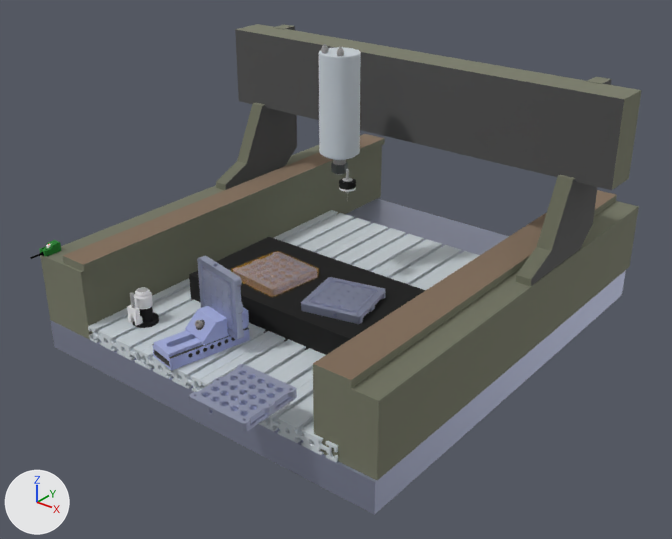
Renders of the glTF model vacuum_ex.glb from each side of a commit.
Before and after are seen from a 50 mm camera at (1.023, -0.613, 0.753) aimed at (0.007, 0.656, -0.034). Arrows for +X, +Y and +Z are at lower left; the lights stay in place. The older version comes first. Where no turn or scale is listed for an object, it has been applied to the vertices.
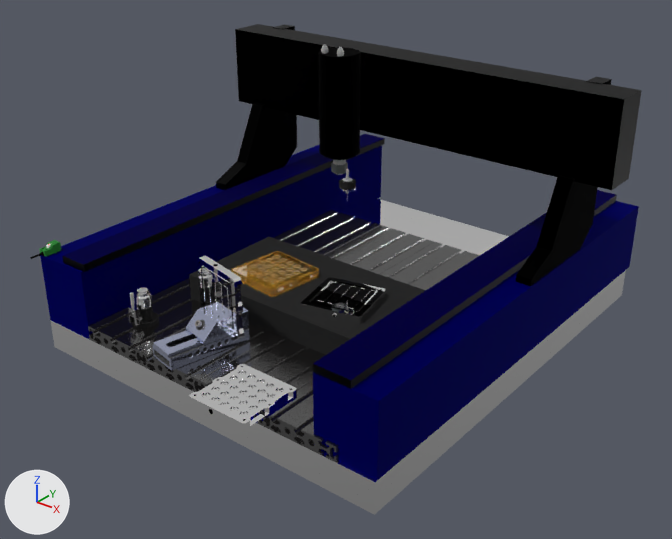
Pixel boxes [x1, y1, x2, y2] of what changed, in the pictures (672 x 539 px):
'Object_12', recoloured (darker)
    both: [235, 29, 624, 190]
'Object_7', recoloured (grey to dark blue)
    both: [313, 201, 639, 480]
'Object_59', recoloured, surface changed
    both: [50, 199, 626, 515]
'Object_5', recoloured (grey to dark blue)
    both: [40, 145, 382, 340]
'Object_10', recoloured
    both: [63, 134, 616, 380]
'Object_51', recoloured, surface changed
    both: [88, 210, 381, 366]
'Object_13', recoloured, surface changed
    both: [236, 24, 642, 190]
'Object_55', recoloured, surface changed
    both: [199, 242, 480, 426]
'Object_53', recoloured, surface changed
    both: [141, 225, 434, 392]
'Object_83', recoloured (white to black)
    both: [319, 47, 361, 160]
'Object_9', recoloured, surface changed
    both: [63, 138, 617, 389]
'Object_61', recoloured, surface changed
    both: [189, 364, 297, 432]
'Object_15', recoloured (darker)
    both: [225, 26, 297, 190]
'Object_71', surface changed (darker)
    both: [152, 306, 250, 371]
'Object_18', recoloured (darker)
    both: [531, 79, 612, 286]
'Object_57', recoloured, surface changed (white to grey)
    both: [264, 380, 338, 462]
'Object_78', recoloured, surface changed (darker)
    both: [301, 277, 385, 324]
'Object_19', recoloured, surface changed
    both: [516, 77, 611, 286]
'Object_75', recoloured, surface changed
    both: [197, 256, 244, 340]
'Object_16', recoloured, surface changed
    both: [216, 24, 293, 190]
'Object_62', recoloured, surface changed (pale blue to white)
    both: [202, 371, 283, 416]
'Object_79', recoloured, surface changed (darker)
    both: [312, 282, 376, 311]
'Object_66', recoloured, surface changed (darker)
    both: [233, 252, 317, 289]
'Object_76', recoloured, surface changed (pale blue to white)
    both: [202, 268, 233, 330]
'Object_25', surface changed (darker)
    both: [134, 287, 153, 309]
'Object_22', surface changed (darker)
    both: [127, 305, 143, 326]
'Object_38', surface changed
    both: [339, 188, 356, 192]

The edits, one by one:
Material 'mat_0' (mat_mat_0) changes colour from grey #a1a391 to dark blue #000077; in linear values from (0.356, 0.366, 0.283) to (0.0, 0.0, 0.184).
Material 'mat_1' (mat_mat_1) changes colour from grey #a1a391 to black #000000; in linear values from (0.356, 0.366, 0.283) to (0.0, 0.0, 0.0).
In material 'mat_1' (mat_mat_1), roughness goes from 1.0 to 0.5.
Material 'mat_2' (mat_mat_2) changes colour from beige #af9b87 to dark blue #060057; in linear values from (0.429, 0.328, 0.242) to (0.00182, 0.0, 0.0953).
Material 'mat_3' (mat_mat_3) changes colour from grey #808080 to black #000000; in linear values from (0.216, 0.216, 0.216) to (0.0, 0.0, 0.0).
In material 'mat_4' (mat_mat_4), roughness goes from 1.0 to 0.0.
In material 'mat_5' (mat_mat_5), roughness goes from 1.0 to 0.14.
Material 'mat_22' (mat_mat_22) changes colour from white #e5eaed to grey #7a7a7a; in linear values from (0.784, 0.823, 0.847) to (0.195, 0.195, 0.195).
In material 'mat_22' (mat_mat_22), roughness goes from 1.0 to 0.16.
In material 'mat_22' (mat_mat_22), emission_strength is now set to 1.0.
In material 'mat_22' (mat_mat_22), emission_color is now set to (0.00439, 0.00402, 0.00402), black #0e0d0d.
Material 'mat_23' (mat_mat_23) changes colour from pale blue #b2b8d2 to white #ffffff; in linear values from (0.445, 0.481, 0.645) to (1.0, 1.0, 1.0).
In material 'mat_23' (mat_mat_23), roughness goes from 0.581 to 0.0.
In material 'mat_26' (mat_mat_26), roughness goes from 1.0 to 0.14.
Material 'mat_31' (mat_mat_31) changes colour from white #e4e9ed to black #000000; in linear values from (0.776, 0.815, 0.847) to (0.0, 0.0, 0.0).
